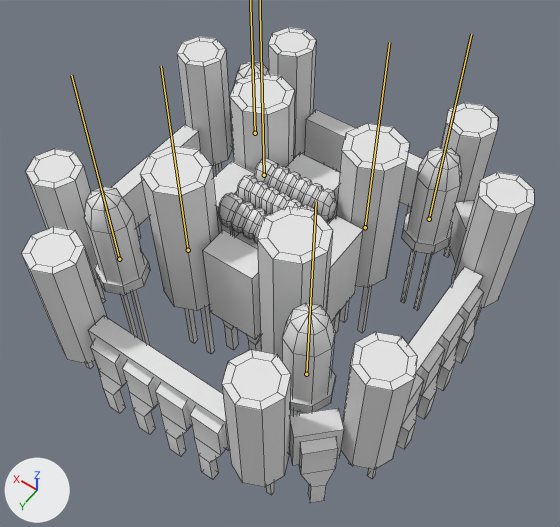
Renders of the FBX model Assets/Models/Fortress.fbx from each side of a commit.
Rendered twice from a 50 mm lens placed at (-23.9, 33.2, 63.1), pointed at (-0.9, 1.0, 12.5). The lights are fixed; the arrows at lower left show +X, +Y and +Z. The bones that change are drawn over the model as lines. Mesh edges are drawn as thin lines.

Objects in the first picture: 'Fortress'.
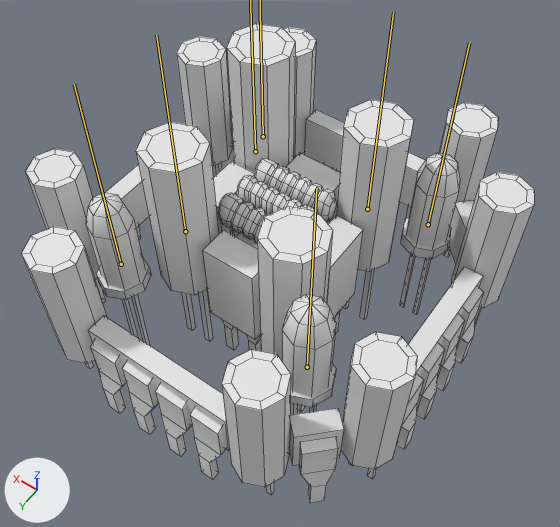
The newer file adds an action. The first version stands in its rest pose; the second is drawn at frame 1 of the action 'FortressArmature|ClockTowerWobble'.

Boxes (x1, y1, x2, y2) around the edits, measured in the pictures (560 x 527 px):
'Fortress', posed
    before: (22, 27, 534, 503)
    after: (22, 24, 534, 503)
bone 'LED_NE', root to tip
    before: (119, 259) to (71, 75)
    after: (121, 264) to (74, 84)
bone 'LED_NW', root to tip
    before: (306, 374) to (316, 201)
    after: (307, 367) to (316, 189)
bone 'LED_SW', root to tip
    before: (429, 219) to (471, 34)
    after: (428, 224) to (469, 42)
bone 'Capacitor_SW', root to tip
    before: (365, 227) to (389, 42)
    after: (367, 209) to (393, 11)
bone 'Capacitor_NE', root to tip
    before: (188, 250) to (161, 66)
    after: (185, 231) to (156, 35)

What the commit changed:
Bone 'LED_SE' (bone_led_se) moves from (0.0, 0.0, 0.0) to (0.0, -0.57, 0.0).
Bone 'LED_NE' (bone_led_ne) moves from (0.0, 0.0, 0.0) to (0.0, -0.17, 0.0).
Bone 'LED_NW' (bone_led_nw) moves from (0.0, 0.0, 0.0) to (0.0, 0.23, 0.0).
Bone 'LED_SW' (bone_led_sw) moves from (0.0, 0.0, 0.0) to (0.0, -0.17, 0.0).
Bone 'Capacitor_SW' (bone_capacitor_sw) moves from (0.0, 0.0, 0.0) to (0.0, 0.55, 0.0).
Bone 'Capacitor_NE' (bone_capacitor_ne) moves from (0.0, 0.0, 0.0) to (0.0, 0.55, 0.0).
Bone 'Capacitor_SE' (bone_capacitor_se) moves from (0.0, 0.0, 0.0) to (0.0, 1.1, 0.0).
